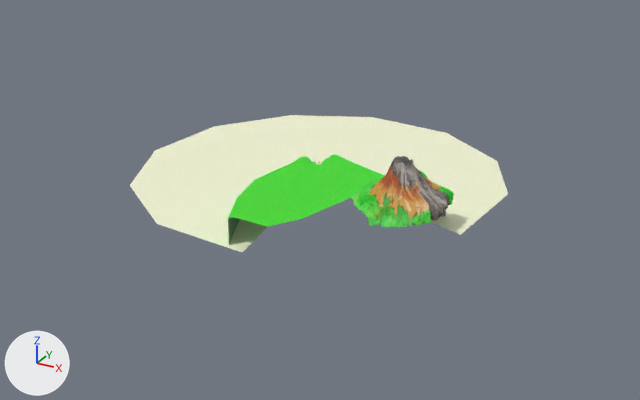
What one commit did to the OBJ model NewSonicThing/res/Models/Levels/NokiBay/NokiBay.obj.
Rendered twice from a 50 mm camera at (37305.0, -67899.0, 31336.0) aimed at (942.0, -1783.0, -1722.0). Every picture has the same lights, and +X, +Y and +Z are marked at lower left. Where no turn or scale is listed for an object, it has been applied to the vertices. Vertices at the same position are counted once.

Names of what the first picture shows: 'NokiBay'.
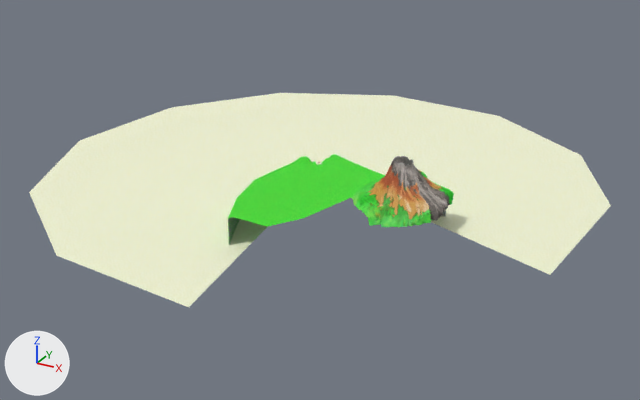
What the commit changed:
me_nokibay is used by ob_nokibay; location (0.0, 0.0, 0.0).
Verts and faces of me_nokibay; kept vertices keep their numbers, new ones are numbered from 9671.
Before the commit, vertices of me_nokibay: 938 (17048.0, 3598.0, 198.0) at pixel (508, 193), 940 (16268.0, -6312.0, 198.0) at pixel (460, 234), 1025 (-11083.0, 13559.0, 198.0) at pixel (291, 115), 1027 (-2807.0, 17244.0, 198.0) at pixel (373, 117), 1029 (-16407.0, 6231.0, 198.0) at pixel (214, 126).
Before the commit, vertices of me_nokibay: 1031 (-17354.0, -2778.0, 198.0) at pixel (154, 150), 1047 (6202.0, 16297.0, 198.0) at pixel (446, 132), 1085 (-6341.0, -16378.0, 198.0) at pixel (156, 223), 1086 (-13670.0, -11054.0, 198.0) at pixel (129, 185), 1087 (2668.0, -17325.0, 198.0) at pixel (242, 252).
Before the commit, vertices of me_nokibay: 1129 (13531.0, 10972.0, 198.0) at pixel (496, 160), 1757 (-262.0, -1228.0, 1519.0) at pixel (311, 163), 1758 (-248.0, -1232.0, 1567.0) at pixel (311, 162), 2238 (-67.0, -1452.0, 1567.0) at pixel (312, 163).
me_nokibay had 9671 vertices, 18430 faces and spanned x -17354.0..17048.0, y -17325.0..17244.0, z -470.0..6491.0.
me_nokibay now has 9671 vertices, 18431 faces and spans x -26031.0..25572.0, y -25988.0..25866.0, z -470.0..6491.0.
Part 1, on me_nokibay:
Vertex 938 moves to (25572.0, 5397.0, 187.0), pixel (610, 205).
Vertex 940 moves to (24402.0, -9468.0, 187.0), pixel (550, 274).
Vertex 1025 moves to (-16624.0, 20339.0, 187.0), pixel (280, 92).
Vertex 1027 moves to (-4211.0, 25866.0, 187.0), pixel (393, 95).
Vertex 1029 moves to (-24611.0, 9346.0, 187.0), pixel (171, 107).
Vertex 1031 moves to (-26031.0, -4168.0, 187.0), pixel (79, 140).
Vertex 1047 moves to (9303.0, 24445.0, 187.0), pixel (499, 115).
Vertex 1085 moves to (-9511.0, -24568.0, 187.0), pixel (56, 255).
Vertex 1086 moves to (-20504.0, -16581.0, 187.0), pixel (29, 192).
Vertex 1087 moves to (4002.0, -25988.0, 187.0), pixel (188, 307).
Vertex 1129 moves to (20296.0, 16458.0, 187.0), pixel (580, 155).
New faces: (1757, 2238, 1758) (mat_mare_22_png (picture img_mare_22_png)).

Location of each change, (x1, y1, x2, y2) in pixels of the pictures (640 x 400 px):
'NokiBay', reshaped
    before: (130, 115, 508, 252)
    after: (29, 93, 611, 307)
